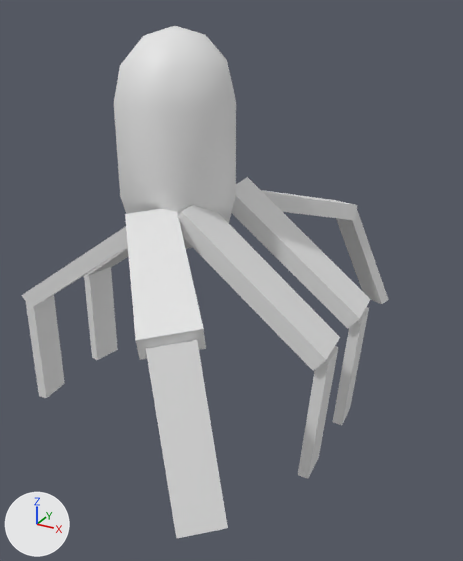
The FBX model I  am not Alone/Assets/Prefab/model/Zombie/ghostfast.FBX: old version first, new version second.
Before and after are seen from a 50 mm camera at (8.04, -6.33, 2.22) aimed at (6.73, -3.96, 1.03). Every picture has the same lights, and +X, +Y and +Z are marked at lower left. Where no turn or scale is listed for an object, it has been applied to the vertices.

The first picture shows 'Capsule001', 'leg003', 'leg004', 'leg005', 'leg006', 'leg007', 'leg008'.
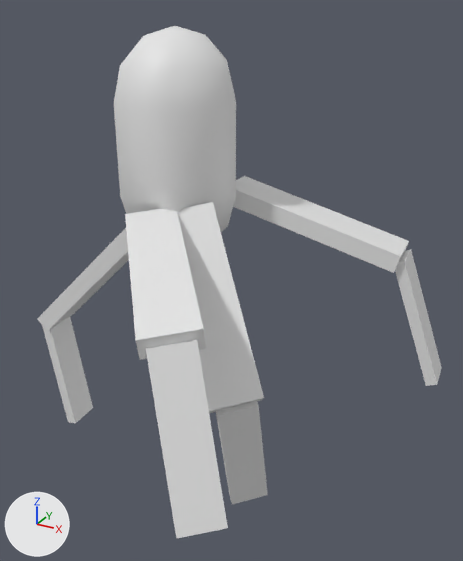
Boxes (x1, y1, x2, y2) around the edits, measured in the pictures (463 x 561 px):
'leg006', turned
    before: (177, 205, 340, 479)
    after: (162, 202, 268, 504)
'leg004', turned
    before: (232, 177, 370, 425)
    after: (233, 176, 442, 386)
'leg003', turned
    before: (22, 227, 128, 398)
    after: (38, 228, 129, 423)
'leg007', turned (not visible afterwards)
    before: (261, 190, 388, 304)
'leg005', turned (not visible afterwards)
    before: (84, 248, 129, 360)

Patch to the scene script:
```diff
--- a/I  am not Alone/Assets/Prefab/model/Zombie/ghostfast.FBX.py
+++ b/I  am not Alone/Assets/Prefab/model/Zombie/ghostfast.FBX.py
@@ ob_leg003 @@
 ob_leg003.location = (-2.982, -1.808, 6.235)
-ob_leg003.rotation_euler = (-2.182, 0.0, 1.658)  # degrees (-125, 0, 95)
+ob_leg003.rotation_euler = (-2.356, 0.0151, 1.657)  # degrees (-135, 0.9, 95)
@@ ob_leg006 @@
 ob_leg006.location = (0.348, -2.649, 7.754)
-ob_leg006.rotation_euler = (0.876, -0.0226, -1.483)  # degrees (50, -1.3, -85)
+ob_leg006.rotation_euler = (0.73, 0.147, -2.433)  # degrees (42, 8.4, -139)
 ob_leg006.scale = (-1.0, -1.0, -1.0)
@@ ob_leg007 @@
 ob_leg007.location = (8.949, -5.743, -9.245)
-ob_leg007.rotation_euler = (-0.051, -0.94, 2.914)  # degrees (-2.9, -54, 167)
+ob_leg007.rotation_euler = (2.346, -0.785, -0.0116)  # degrees (134, -45, -0.7)
 ob_leg007.scale = (3.05, 3.05, 3.05)
@@ ob_leg004 @@
 ob_leg004.location = (0.358, 2.502, 7.754)
-ob_leg004.rotation_euler = (-2.266, 0.0226, -1.484)  # degrees (-130, 1.3, -85)
+ob_leg004.rotation_euler = (-1.831, -0.016, -1.483)  # degrees (-105, -0.9, -85)
@@ ob_leg005 @@
 ob_leg005.location = (-3.043, 1.833, 6.235)
-ob_leg005.rotation_euler = (0.96, 0.0, 1.396)  # degrees (55, 0, 80)
+ob_leg005.rotation_euler = (1.388, -0.0351, 0.517)  # degrees (80, -2, 30)
 ob_leg005.scale = (-1.0, -1.0, -1.0)
```
